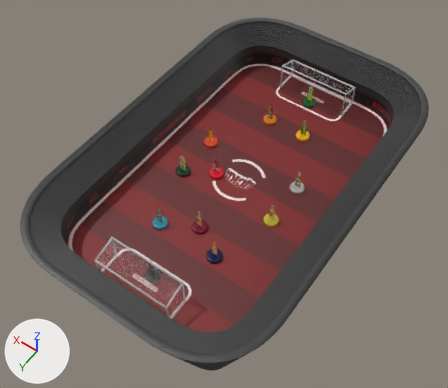
Before and after pictures for a commit that changed the glTF model public/SoccerFieldNew/SoccerFieldNew.gltf.
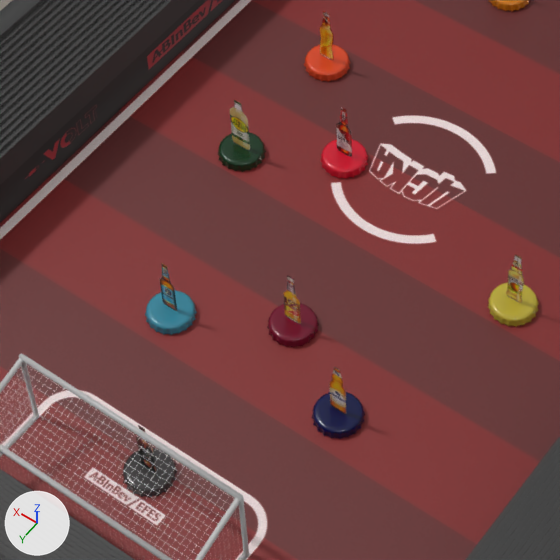
Each version appears first whole from a 50 mm camera at (-16.9, 25.7, 35.7) aimed at (0.9, 0.8, -3.4), and next in a close-up on the part from 23% to 64% of the width and 31% to 78% of the height. The lights are fixed; the arrows at lower left show +X, +Y and +Z. Where no turn or scale is listed for an object, it has been applied to the vertices.

In view in the first close-up: 'BottleCap02', 'BottleCap07', 'BottleCap08', 'BottleCap09', 'BottleCap10', 'BottleCap11', 'BottleCap12', 'BottlePlaneEssa', 'BottlePlaneHg', 'BottlePlaneLowe', 'BottlePlaneRf', 'SoccerField', 'SoccerFieldOuter', 'SoccerFieldStripe', 'SoccerGate', 'SoccerGateNet'.
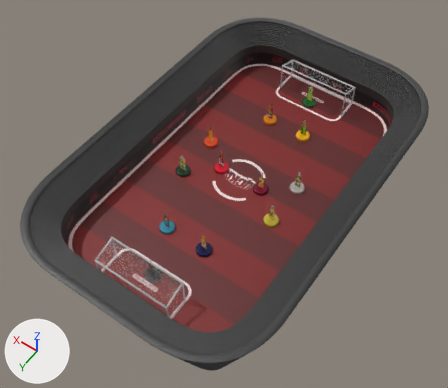
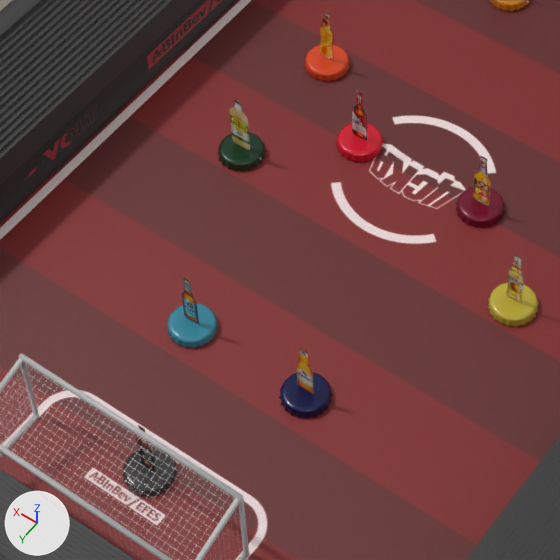
Changed parts and their boxes (x1, y1, x2, y2) in the close-ups (560 x 560 px):
'BottleCap11', moved: before (311, 392, 365, 439); after (279, 372, 333, 419)
'BottleCap02', moved: before (267, 303, 319, 348); after (455, 187, 505, 228)
'BottleCap10', moved: before (145, 290, 197, 335); after (166, 303, 219, 348)
'BottleCap08', moved: before (320, 139, 369, 179); after (336, 123, 384, 162)
'BottlePlaneEssa', moved: before (283, 275, 301, 324); after (473, 156, 491, 205)
'BottlePlaneHg', moved: before (329, 367, 347, 414); after (296, 346, 314, 394)
'BottlePlaneRf', moved: before (336, 107, 352, 157); after (352, 91, 367, 140)
'BottlePlaneLowe', moved: before (159, 263, 177, 311); after (181, 276, 199, 325)

Patch to the scene script:
```diff
--- a/public/SoccerFieldNew/SoccerFieldNew.gltf.py
+++ b/public/SoccerFieldNew/SoccerFieldNew.gltf.py
@@ ob_bottlecap02 @@
 ob_bottlecap02 = bpy.data.objects.new('BottleCap02', me_bottlecap02)
-ob_bottlecap02.location = (-0.21, 5.41, -1.63)
+ob_bottlecap02.location = (-1.85, -0.16, -1.63)
@@ ob_bottleplaneessa @@
 ob_bottleplaneessa = bpy.data.objects.new('BottlePlaneEssa', me_bottleplaneessa)
-ob_bottleplaneessa.location = (-0.21, 5.41, -0.64)
+ob_bottleplaneessa.location = (-1.85, -0.16, -0.64)
@@ ob_bottlecap08 @@
 ob_bottlecap08 = bpy.data.objects.new('BottleCap08', me_bottlecap08_001)
-ob_bottlecap08.location = (1.82, 0.54, -1.63)
+ob_bottlecap08.location = (1.82, -0.13, -1.63)
@@ ob_bottleplanerf @@
 ob_bottleplanerf = bpy.data.objects.new('BottlePlaneRf', me_bottleplanerf)
-ob_bottleplanerf.location = (1.82, 0.54, -0.64)
+ob_bottleplanerf.location = (1.82, -0.13, -0.64)
@@ ob_bottlecap10 @@
 ob_bottlecap10 = bpy.data.objects.new('BottleCap10', me_bottlecap10)
-ob_bottlecap10.location = (2.38, 6.82, -1.63)
+ob_bottlecap10.location = (1.72, 6.82, -1.63)
@@ ob_bottleplanelowe @@
 ob_bottleplanelowe = bpy.data.objects.new('BottlePlaneLowe', me_bottleplanelowe)
-ob_bottleplanelowe.location = (2.38, 6.82, -0.64)
+ob_bottleplanelowe.location = (1.72, 6.82, -0.64)
@@ ob_bottlecap11 @@
 ob_bottlecap11 = bpy.data.objects.new('BottleCap11', me_bottlecap11)
-ob_bottlecap11.location = (-2.56, 6.82, -1.63)
+ob_bottlecap11.location = (-1.64, 6.82, -1.63)
@@ ob_bottleplanehg @@
 ob_bottleplanehg = bpy.data.objects.new('BottlePlaneHg', me_bottleplanehg)
-ob_bottleplanehg.location = (-2.56, 6.82, -0.64)
+ob_bottleplanehg.location = (-1.64, 6.82, -0.64)
```
